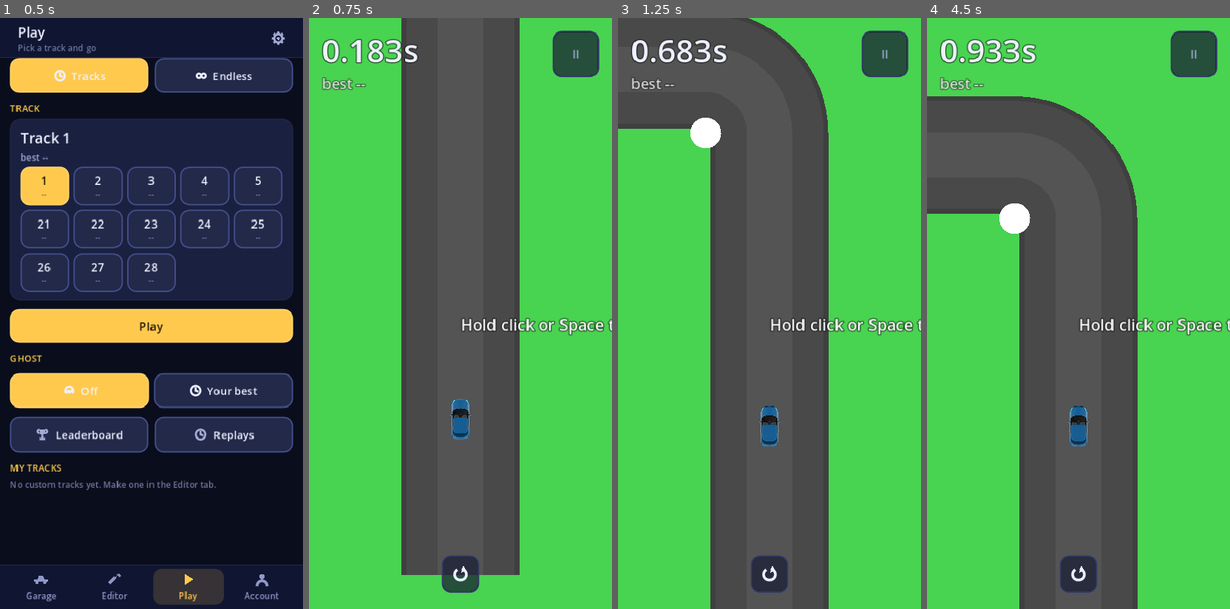
Above: before the commit, frames 1-4 (left to right).
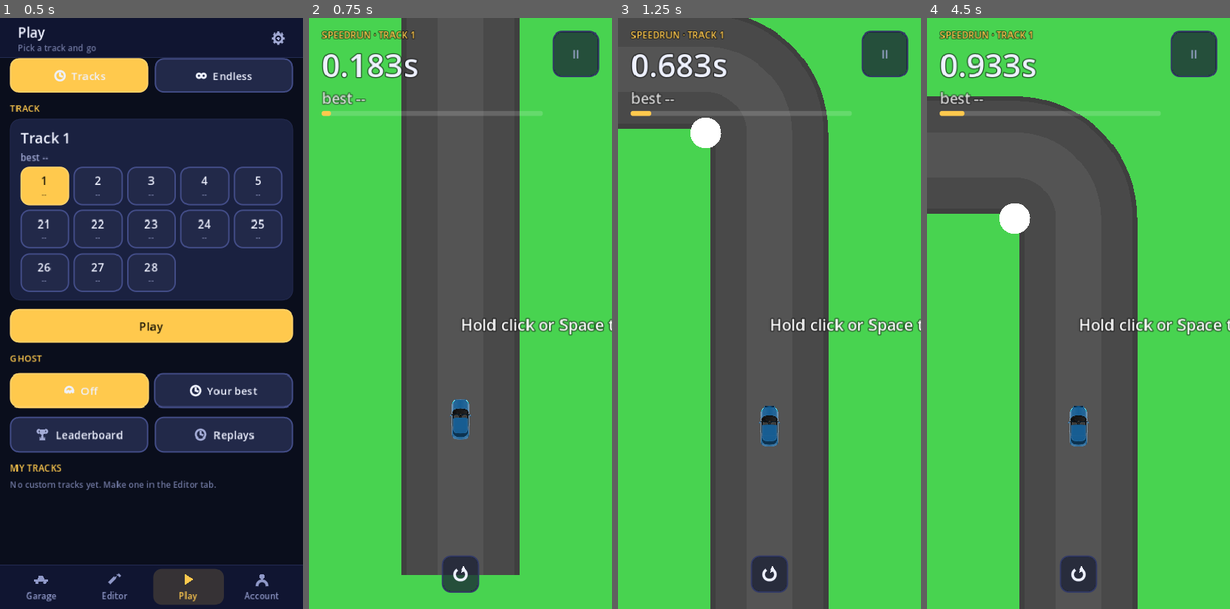
Above: after the commit, the same moments.

Repository: PolarNA0/Driftslinger-race
Game: Godot game, scene res://scenes/main.tscn
Two runs of this game, one before a commit and one after it. Both use one fixed random seed, a clock stepped at 60 frames per second and the inputs below.
Inputs (mouse positions are in pixels of both pictures, inside the frame that each line leads up to):
- Up to frame 1 (0.5 s): no input
- Up to frame 2 (0.75 s): click "Play" at 0.5 s
- Up to frame 3 (1.25 s): no input
- Up to frame 4 (4.5 s): tap Enter at 1.25 s; move the mouse to (1145, 283) at 1.27 s; hold Right 1.28-2 s; tap R at 1.35 s; click (1145, 283) at 1.42 s; tap Space at 1.52 s; drag from (1017, 343) to (1063, 431) at 2.02 s; move the mouse to (1108, 183) at 2.77 s; hold Right 2.78-3.5 s; tap Shift at 2.85 s; click (1108, 183) at 2.92 s; click "Try again" at 3.5 s; drag from (1063, 431) to (987, 224) at 4.27 s

Frame 1 is identical in both runs. In frame 2, 2.5% of the frame differs, in the area x 3-78%, y 2-17%; in frame 3, 2.2%; in frame 4, 2.7%.

Commit message:
Add PB/WR deltas, a progress bar, a real settings screen, and focus pause
The HUD now says which mode and track you are on, shows a live PB and WR delta
(green ahead, red behind) and a speedrun progress bar, so a run is readable at a
glance instead of only a number. Settings grew master/music/effects sliders, a
haptics toggle and a reduce-motion toggle, all persisted. Losing focus pauses a
live run; replays are left alone. A verifier covers the delta text/colours, the
progress bar, focus pause and every settings control.

Co-authored-by: openhands <openhands@all-hands.dev>

Diff:
--- a/godot/scripts/app.gd
+++ b/godot/scripts/app.gd
@@ -74,9 +74,17 @@
 var ui_root: Control
 
 # --- nodes -------------------------------------------------------------------
+var hud_mode: Label
 var hud_dist: Label
 var hud_sub: Label
+var hud_pb_delta: Label
+var hud_wr_delta: Label
+var hud_progress: ProgressBar
 var hint_label: Label
+var run_pb_time: Variant = null
+var run_pb_dist: Variant = null
+var run_wr_time: Variant = null
+var run_wr_dist: Variant = null
 var btn_pause: Button
 var btn_restart_round: Button
 var watch_badge: PanelContainer
@@ -110,10 +118,17 @@
 var finish_tag: Label
 var finish_time: Label
 var finish_sub: Label
+var finish_pb_delta: Label
+var finish_wr_delta: Label
 var finish_rank: Label
 var btn_watch: Button
 var btn_finish_wr: Button
 var btn_finish_lb: Button
+var settings_master: HSlider
+var settings_music: HSlider
+var settings_sfx: HSlider
+var settings_haptics: Button
+var settings_motion: Button
 var replay_tag: Label
 var replay_sub: Label
 
@@ -152,6 +167,7 @@
 	game.changed.connect(_on_game_change)
 	game.ticked.connect(_on_tick)
 	game.car_skin = car_skin
+	game.reduced_motion = reduced_motion
 
 	audio = GameAudio.new()
 	add_child(audio)
@@ -525,6 +541,15 @@
 # HUD
 # =============================================================================
 
+func _hud_mark(text: String) -> Label:
+	var l := _label(text, 14)
+	l.add_theme_color_override("font_color", UiTheme.INK_DIM)
+	l.add_theme_constant_override("outline_size", 5)
+	l.add_theme_color_override("font_outline_color", Color(0, 0, 0, 0.6))
+	l.mouse_filter = Control.MOUSE_FILTER_IGNORE
+	return l
+
+
 func _build_hud() -> void:
 	var top := _col(2)
 	top.set_anchors_preset(Control.PRESET_TOP_WIDE)
@@ -534,6 +559,13 @@
 	top.mouse_filter = Control.MOUSE_FILTER_IGNORE
 	ui_root.add_child(top)
 
+	hud_mode = _label("SPEEDRUN", 13)
+	hud_mode.add_theme_color_override("font_color", UiTheme.ACCENT)
+	hud_mode.add_theme_constant_override("outline_size", 5)
+	hud_mode.add_theme_color_override("font_outline_color", Color(0, 0, 0, 0.65))
+	hud_mode.mouse_filter = Control.MOUSE_FILTER_IGNORE
+	top.add_child(hud_mode)
+
 	hud_dist = _label("0.000s", 44)
 	hud_dist.mouse_filter = Control.MOUSE_FILTER_IGNORE
 	hud_dist.add_theme_constant_override("outline_size", 6)
@@ -546,6 +578,30 @@
 	hud_sub.add_theme_color_override("font_outline_color", Color(0, 0, 0, 0.6))
 	hud_sub.mouse_filter = Control.MOUSE_FILTER_IGNORE
 	top.add_child(hud_sub)
+
+	var marks := _row(12)
+	marks.mouse_filter = Control.MOUSE_FILTER_IGNORE
+	top.add_child(marks)
+	hud_pb_delta = _hud_mark("PB --")
+	marks.add_child(hud_pb_delta)
+	hud_wr_delta = _hud_mark("WR --")
+	marks.add_child(hud_wr_delta)
+
+	hud_progress = ProgressBar.new()
+	hud_progress.show_percentage = false
+	hud_progress.max_value = 1.0
+	hud_progress.value = 0.0
+	hud_progress.custom_minimum_size = Vector2(0, 7)
+	hud_progress.mouse_filter = Control.MOUSE_FILTER_IGNORE
+	var bar_bg := StyleBoxFlat.new()
+	bar_bg.bg_color = Color(1, 1, 1, 0.16)
+	bar_bg.set_corner_radius_all(3)
+	var bar_fill := StyleBoxFlat.new()
+	bar_fill.bg_color = UiTheme.ACCENT
+	bar_fill.set_corner_radius_all(3)
+	hud_progress.add_theme_stylebox_override("background", bar_bg)
+	hud_progress.add_theme_stylebox_override("fill", bar_fill)
+	top.add_child(hud_progress)
 
 	# Name the input the player actually has: a phone taps the screen, a desktop
 	# holds the mouse or Space. A touch-first hint on a laptop reads as "I need a
@@ -1040,6 +1096,30 @@
 # "Controls" heading with nothing under it to change. The tap hint sits alongside
 # the bindings when a touchscreen is present, not instead of them.
 func _settings_controls(c: VBoxContainer) -> void:
+	c.add_child(_section("Audio"))
+	settings_master = _slider_row(c, "Master", audio_master, func(v: float):
+		audio_master = v
+		audio.set_volumes(audio_master, audio_music, audio_sfx)
+		Storage.set_pref("audioMaster", v))
+	settings_music = _slider_row(c, "Music", audio_music, func(v: float):
+		audio_music = v
+		audio.set_volumes(audio_master, audio_music, audio_sfx)
+		Storage.set_pref("audioMusic", v))
+	settings_sfx = _slider_row(c, "Effects", audio_sfx, func(v: float):
+		audio_sfx = v
+		audio.set_volumes(audio_master, audio_music, audio_sfx)
+		Storage.set_pref("audioSfx", v))
+	c.add_child(_section("Feedback"))
+	settings_haptics = _toggle_row(c, "Haptics", "Vibrate on grabs, crashes and personal bests. Phones only.", haptics_on,
+		func(on: bool):
+			haptics_on = on
+			Haptics.enabled = on
+			Storage.set_pref("haptics", on))
+	settings_motion = _toggle_row(c, "Reduce motion", "Turn off the screen shake on a crash or a slingshot.", reduced_motion,
+		func(on: bool):
+			reduced_motion = on
+			game.reduced_motion = on
+			Storage.set_pref("reducedMotion", on))
 	c.add_child(_section("Controls"))
 	if DisplayServer.is_touchscreen_available():
 		var t := _label("Tap and hold anywhere to swing. A keyboard works too - rebind its keys below.", 14)
@@ -1049,6 +1129,56 @@
 	_key_row(c, "Play", "play", "Hold this key to swing.", input_key)
 	_key_row(c, "Reset", "reset", "Press this key to restart the current run.", reset_key)
 	_key_row(c, "Pause", "pause", "Press this key to pause and resume.", pause_key)
+
+
+# A labelled 0..1 slider. The percentage is its own label so the control reads at
+# a glance and a phone finger has a target bigger than the track.
+func _slider_row(parent: VBoxContainer, title: String, value: float, cb: Callable) -> HSlider:
+	var row := _row(10)
+	parent.add_child(row)
+	var lbl := _label(title, 16)
+	lbl.size_flags_horizontal = Control.SIZE_EXPAND_FILL
+	row.add_child(lbl)
+	var pct := _label("%d%%" % int(round(value * 100.0)), 14)
+	pct.add_theme_color_override("font_color", UiTheme.INK_DIM)
+	row.add_child(pct)
+	var s := HSlider.new()
+	s.min_value = 0.0
+	s.max_value = 1.0
+	s.step = 0.05
+	s.value = value
+	s.custom_minimum_size = Vector2(0, 26)
+	s.size_flags_horizontal = Control.SIZE_EXPAND_FILL
+	parent.add_child(s)
+	s.value_changed.connect(func(v: float):
+		pct.text = "%d%%" % int(round(v * 100.0))
+		cb.call(v))
+	return s
+
+
+# A label + On/Off toggle + one-line hint. The toggle is a ToggleButton so the
+# accent pressed state is the same language as the track and ghost pickers.
+func _toggle_row(parent: VBoxContainer, title: String, hint: String, on: bool, cb: Callable) -> Button:
+	var row := _row(10)
+	parent.add_child(row)
+	var lbl := _label(title, 16)
+	lbl.size_flags_horizontal = Control.SIZE_EXPAND_FILL
+	row.add_child(lbl)
+	var b := Button.new()
+	b.toggle_mode = true
+	b.theme_type_variation = "ToggleButton"
+	b.button_pressed = on
+	b.text = "On" if on else "Off"
+	b.custom_minimum_size = Vector2(76, 0)
+	b.pressed.connect(func():
+		b.text = "On" if b.button_pressed else "Off"
+		cb.call(b.button_pressed))
+	row.add_child(b)
+	var h := _label(hint, 12)
+	h.add_theme_color_override("font_color", UiTheme.INK_MUTE)
+	h.autowrap_mode = TextServer.AUTOWRAP_WORD_SMART
+	parent.add_child(h)
+	return b
 
 
 func _open_settings() -> void:
@@ -1787,6 +1917,12 @@
 	board_reals = rows
 	board_reals_seed = seed
 	board_reals_mode = mode
+	# A live run's PB/WR marks depend on this data, so refresh them as soon as the
+	# board arrives rather than waiting for the next run.
+	if game != null and game.seed_num == seed and game.mode == mode:
+		_refresh_run_marks()
+		if game.state == "running":
+			_update_hud_marks()
 	# The player may have moved on while that was in flight, in which case there is
 	# nothing on screen to re-render.
 	if overlay == "board" and board_seed == seed and board_mode == mode:
@@ -1818,6 +1954,12 @@
 	col.add_child(finish_time)
 	finish_sub = _label("", 16)
 	col.add_child(finish_sub)
+	var marks := _row(12)
+	col.add_child(marks)
+	finish_pb_delta = _hud_mark("")
+	marks.add_child(finish_pb_delta)
+	finish_wr_delta = _hud_mark("")
+	marks.add_child(finish_wr_delta)
 	finish_rank = _label("", 16)
 	col.add_child(finish_rank)
 	var row := _row(8)
@@ -1890,6 +2032,10 @@
 	game.load_track(seed, menu_mode)
 	_apply_ghost(seed)
 	_hud_reset()
+	# Fetch the board in the background so the WR mark can appear during the run.
+	# A custom track is local-only and has no board to ask for.
+	if not CustomTracks.has(seed):
+		_load_reals(seed, menu_mode)
 	hint_label.visible = true
 	_show_round_button(true)
 	game.start()
@@ -2033,6 +2179,14 @@
 		finish_time.text = _fmt_time(game.run_time())
 		var best2 := game.run_time() if prev2 == null else minf(float(prev2), game.run_time())
 		finish_sub.text = "best %s" % _fmt_time(best2)
+		if prev2 == null:
+			finish_pb_delta.text = "First PB"
+			finish_pb_delta.add_theme_color_override("font_color", UiTheme.GOOD)
+		else:
+			_set_delta(finish_pb_delta, "PB", game.run_time(), prev2, true, "s")
+		finish_pb_delta.visible = true
+		_set_delta(finish_wr_delta, "WR", game.run_time(), run_wr_time, true, "s")
+		finish_wr_delta.visible = run_wr_time != null
 		var custom := CustomTracks.has(game.seed_num)
 		var rank := 0 if custom else Leaderboard.player_rank(best2, _reals_for(game.seed_num))
 		finish_rank.text = "#%d on Track %d" % [rank, game.seed_num] if rank > 0 else ""
@@ -2084,33 +2238,106 @@
 
 func _on_tick() -> void:
 	if game.is_replay():
+		hud_mode.text = "REPLAY"
 		hud_dist.text = _fmt_time(game.run_time())
 		hud_sub.text = "%s \u00b7 Track %d" % [str(watching["label"]), game.seed_num] \
 			if watching != null else "replay \u00b7 Track %d" % game.seed_num
-		return
+		hud_pb_delta.visible = false
+		hud_wr_delta.visible = false
+		hud_progress.visible = false
+		return
+	hud_progress.visible = game.mode == "speedrun"
 	if game.mode == "speedrun":
+		hud_mode.text = "CUSTOM \u00b7 SPEEDRUN" if CustomTracks.has(game.seed_num) else "SPEEDRUN \u00b7 TRACK %d" % game.seed_num
 		hud_dist.text = _fmt_time(game.run_time())
 		var best: Variant = game.record_time()
 		hud_sub.text = "best --" if best == null else "best %s" % _fmt_time(float(best))
+		if game.track != null and game.track.finish_s > 0.0:
+			hud_progress.value = clampf(game.car.s / game.track.finish_s, 0.0, 1.0)
 	else:
+		hud_mode.text = "ENDLESS"
 		hud_dist.text = _fmt_dist(game.metres())
 		hud_sub.text = "best %s" % _fmt_dist(maxf(float(game.record_dist()), game.metres()))
+	_update_hud_marks()
 	if game.car.grabbed > 0 or game.car.time > 1.2:
 		hint_label.visible = false
 
 
 func _hud_reset() -> void:
+	_refresh_run_marks()
 	if game.is_replay():
+		hud_mode.text = "REPLAY"
 		hud_dist.text = "0.000s"
 		hud_sub.text = "%s \u00b7 Track %d" % [str(watching["label"]), game.seed_num] \
 			if watching != null else "replay \u00b7 Track %d" % game.seed_num
+		hud_pb_delta.visible = false
+		hud_wr_delta.visible = false
+		hud_progress.visible = false
 	elif game.mode == "speedrun":
+		hud_mode.text = "CUSTOM \u00b7 SPEEDRUN" if CustomTracks.has(game.seed_num) else "SPEEDRUN \u00b7 TRACK %d" % game.seed_num
 		hud_dist.text = "0.000s"
 		var best: Variant = Storage.get_best_time(game.seed_num)
 		hud_sub.text = "best --" if best == null else "best %s" % _fmt_time(float(best))
+		hud_progress.visible = true
+		hud_progress.value = 0.0
 	else:
+		hud_mode.text = "ENDLESS"
 		hud_dist.text = "0 m"
 		hud_sub.text = "best %s" % _fmt_dist(float(Storage.get_record(game.seed_num)["dist"]))
+		hud_progress.visible = false
+	_update_hud_marks()
+
+
+# The marks a run is measured against. Read once at the start of a run rather
+# than every tick: Storage reads a file, and a HUD must not do I/O at 120 Hz.
+func _refresh_run_marks() -> void:
+	run_pb_time = Storage.get_best_time(game.seed_num)
+	var dist := float(Storage.get_record(game.seed_num)["dist"])
+	run_pb_dist = dist if dist > 0.0 else null
+	var reals := _reals_for(game.seed_num, game.mode)
+	if game.mode == "speedrun":
+		var wr = Leaderboard.world_record(reals)
+		run_wr_time = wr["time"] if wr != null else null
+		run_wr_dist = null
+	else:
+		run_wr_time = null
+		var best := 0.0
+		for r in reals:
+			best = maxf(best, float(r["dist"]))
+		run_wr_dist = best if best > 0.0 else null
+
+
+func _update_hud_marks() -> void:
+	if game.is_replay():
+		hud_pb_delta.visible = false
+		hud_wr_delta.visible = false
+		return
+	var speedrun := game.mode == "speedrun"
+	if speedrun:
+		_set_delta(hud_pb_delta, "PB", game.run_time(), run_pb_time, true, "s")
+		_set_delta(hud_wr_delta, "WR", game.run_time(), run_wr_time, true, "s")
+		hud_pb_delta.visible = run_pb_time != null
+		hud_wr_delta.visible = run_wr_time != null
+	else:
+		_set_delta(hud_pb_delta, "PB", game.metres(), run_pb_dist, false, "m")
+		_set_delta(hud_wr_delta, "WR", game.metres(), run_wr_dist, false, "m")
+		hud_pb_delta.visible = run_pb_dist != null
+		hud_wr_delta.visible = run_wr_dist != null
+
+
+func _set_delta(l: Label, prefix: String, now: float, ref: Variant, lower_is_better: bool, unit: String) -> void:
+	if ref == null:
+		l.text = "%s --" % prefix
+		l.add_theme_color_override("font_color", UiTheme.INK_MUTE)
+		return
+	var d := now - float(ref)
+	var ahead := d < 0.0 if lower_is_better else d > 0.0
+	var sign := "+" if d >= 0.0 else "-"
+	var mag := absf(d)
+	var body := ("%.3fs" % mag) if unit == "s" else ("%d m" % roundi(mag))
+	l.text = "%s %s%s" % [prefix, sign, body]
+	var col := UiTheme.GOOD if ahead else (UiTheme.DANGER if absf(d) > 0.0005 else UiTheme.INK_DIM)
+	l.add_theme_color_override("font_color", col)
 
 
 func _on_pause() -> void:
--- a/godot/scripts/game.gd
+++ b/godot/scripts/game.gd
@@ -44,6 +44,7 @@
 var mode := "endless"
 var seed_num := 1
 var car_skin := 0
+var reduced_motion := false
 
 # Supplies `Track.new` opts for a seed. App installs this so a custom (player-built)
 # track id resolves to its op list; a built-in track needs no provider and falls
@@ -253,6 +254,8 @@
 
 
 func kick(amount: float) -> void:
+	if reduced_motion:
+		return
 	shake = maxf(shake, amount)
 
 
--- a/godot/scripts/theme.gd
+++ b/godot/scripts/theme.gd
@@ -24,6 +24,7 @@
 const DISABLED_BG := Color("171b2c")
 const DISABLED_EDGE := Color("262c47")
 const DANGER := Color("ff7b7b")
+const GOOD := Color("7fe08a")       # ahead of a PB or the WR
 
 # The full-screen app shell. The whole window is the app now, not a card floating
 # over the road, so these carry the chrome: BG is the page, BAR is the top and
@@ -68,6 +69,22 @@
         t.set_constant("h_separation", type_name, 8)
 
 
+# A soft dot for slider grabbers. The engine default is a grey square, which
+# reads as a broken control next to the accent-coloured track.
+static func _dot(color: Color, size: int) -> ImageTexture:
+        var img := Image.create(size, size, false, Image.FORMAT_RGBA8)
+        img.fill(Color(0, 0, 0, 0))
+        var centre := (size - 1) / 2.0
+        var radius := size / 2.0 - 1.0
+        for y in range(size):
+                for x in range(size):
+                        var d := Vector2(x - centre, y - centre).length()
+                        if d <= radius:
+                                var a := clampf(radius - d + 1.0, 0.0, 1.0)
+                                img.set_pixel(x, y, Color(color.r, color.g, color.b, color.a * a))
+        return ImageTexture.create_from_image(img)
+
+
 static func build() -> Theme:
         var t := Theme.new()
         t.default_font_size = 16
@@ -181,6 +198,20 @@
         t.set_constant("caret_width", "LineEdit", 2)
         t.set_constant("minimum_character_width", "LineEdit", 6)
 
+        # --- Sliders: the settings screen's volume controls ---
+        var track := _flat(Color("0e1224"), BTN_EDGE.darkened(0.2), 3, 0, 0, 0)
+        track.content_margin_top = 3
+        track.content_margin_bottom = 3
+        t.set_stylebox("slider", "HSlider", track)
+        var fill := _flat(ACCENT, ACCENT, 3, 0, 0, 0)
+        fill.content_margin_top = 3
+        fill.content_margin_bottom = 3
+        t.set_stylebox("grabber_area", "HSlider", fill)
+        t.set_stylebox("grabber_area_highlight", "HSlider", fill)
+        t.set_icon("grabber", "HSlider", _dot(ACCENT, 18))
+        t.set_icon("grabber_highlight", "HSlider", _dot(ACCENT.lightened(0.18), 20))
+        t.set_icon("grabber_disabled", "HSlider", _dot(INK_MUTE, 18))
+
         # --- Scrollbars: slim and unobtrusive ---
         t.set_stylebox("scroll", "VScrollBar", _flat(Color(0, 0, 0, 0), Color(0, 0, 0, 0), 6, 0, 0, 0))
         var grabber := _flat(PANEL_EDGE, PANEL_EDGE, 6, 0, 0, 0)
--- /dev/null
+++ b/godot/tools/verify_hud.gd
@@ -0,0 +1,99 @@
+extends SceneTree
+
+# Headless check of the run HUD and the settings screen: the PB/WR delta text and
+# colours, the speedrun progress bar, the focus-out pause, and the audio /
+# feedback controls actually reaching their owners.
+
+var failures := 0
+
+
+func _check(label: String, cond: bool) -> void:
+        print("  %-56s %s" % [label, "ok " if cond else "FAIL"])
+        if not cond:
+                failures += 1
+
+
+func _initialize() -> void:
+        var sub := SubViewport.new()
+        sub.size = Vector2i(420, 820)
+        sub.disable_3d = true
+        get_root().add_child(sub)
+
+        var scene: PackedScene = load("res://scenes/main.tscn")
+        var app := scene.instantiate()
+        sub.add_child(app)
+        for i in range(3):
+                await process_frame
+
+        print("-- PB/WR delta --")
+        app._set_delta(app.hud_pb_delta, "PB", 9.75, 10.0, true, "s")
+        _check("ahead of PB reads -0.250s", app.hud_pb_delta.text == "PB -0.250s")
+        _check("ahead of PB is green", app.hud_pb_delta.get_theme_color("font_color") == UiTheme.GOOD)
+        app._set_delta(app.hud_pb_delta, "PB", 10.25, 10.0, true, "s")
+        _check("behind PB reads +0.250s", app.hud_pb_delta.text == "PB +0.250s")
+        _check("behind PB is red", app.hud_pb_delta.get_theme_color("font_color") == UiTheme.DANGER)
+        app._set_delta(app.hud_pb_delta, "PB", 10.0, 10.0, true, "s")
+        _check("level PB is neutral", app.hud_pb_delta.get_theme_color("font_color") == UiTheme.INK_DIM)
+        app._set_delta(app.hud_wr_delta, "WR", 9.5, null, true, "s")
+        _check("no WR reads --", app.hud_wr_delta.text == "WR --")
+        app._set_delta(app.hud_pb_delta, "PB", 120.0, 100.0, false, "m")
+        _check("endless ahead reads +20 m", app.hud_pb_delta.text == "PB +20 m")
+        _check("endless ahead is green", app.hud_pb_delta.get_theme_color("font_color") == UiTheme.GOOD)
+
+        print("-- speedrun HUD --")
+        app.game.load_track(1, "speedrun")
+        app._hud_reset()
+        app.game.car.s = app.game.track.finish_s * 0.5
+        app._on_tick()
+        _check("mode says speedrun", app.hud_mode.text.begins_with("SPEEDRUN"))
+        _check("progress bar is shown", app.hud_progress.visible)
+        _check("progress is half the road", absf(app.hud_progress.value - 0.5) < 0.02)
+        app.game.car.s = app.game.track.finish_s
+        app._on_tick()
+        _check("progress reaches one at the line", app.hud_progress.value >= 0.999)
+
+        print("-- endless HUD --")
+        app.game.load_track(1, "endless")
+        app._hud_reset()
+        _check("mode says endless", app.hud_mode.text == "ENDLESS")
+        _check("endless hides the progress bar", not app.hud_progress.visible)
+        _check("endless score is metres", app.hud_dist.text.ends_with(" m"))
+
+        print("-- focus-out pause --")
+        app.game.load_track(1, "speedrun")
+        app.game.state = "running"
+        app._notification(NOTIFICATION_APPLICATION_FOCUS_OUT)
+        _check("focus out pauses a live run", app.game.state == "paused" and app.overlay == "pause")
+        app._toggle_pause()
+        _check("the pause can be resumed", app.game.state == "running" and app.overlay == "")
+        app.game.mode = "replay"
+        app.game.state = "running"
+        app._notification(NOTIFICATION_APPLICATION_FOCUS_OUT)
+        _check("focus out leaves a replay alone", app.game.state == "running")
+        app.game.mode = "speedrun"
+
+        print("-- settings --")
+        app._open_settings()
+        _check("settings has a master slider", app.settings_master != null)
+        _check("settings has a music slider", app.settings_music != null)
+        _check("settings has an effects slider", app.settings_sfx != null)
+        _check("settings has a haptics toggle", app.settings_haptics != null)
+        _check("settings has a motion toggle", app.settings_motion != null)
+        app.settings_master.value = 0.4
+        await process_frame
+        _check("master slider reaches the mixer", absf(app.audio_master - 0.4) < 0.001)
+        _check("master slider is persisted", absf(float(Storage.get_pref("audioMaster", -1.0)) - 0.4) < 0.001)
+        app.settings_haptics.button_pressed = false
+        app.settings_haptics.pressed.emit()
+        _check("haptics toggle reaches the gate", not Haptics.enabled and not app.haptics_on)
+        app.settings_motion.button_pressed = true
+        app.settings_motion.pressed.emit()
+        _check("motion toggle reaches the game", app.reduced_motion and app.game.reduced_motion)
+        app.settings_haptics.button_pressed = true
+        app.settings_haptics.pressed.emit()
+        app.settings_motion.button_pressed = false
+        app.settings_motion.pressed.emit()
+        _check("toggles can be restored", Haptics.enabled and not app.game.reduced_motion)
+
+        print("HUD %s" % ("PASS" if failures == 0 else "FAIL (%d)" % failures))
+        quit(0 if failures == 0 else 1)
Not shown, added: godot/tools/verify_audio.gd.uid
